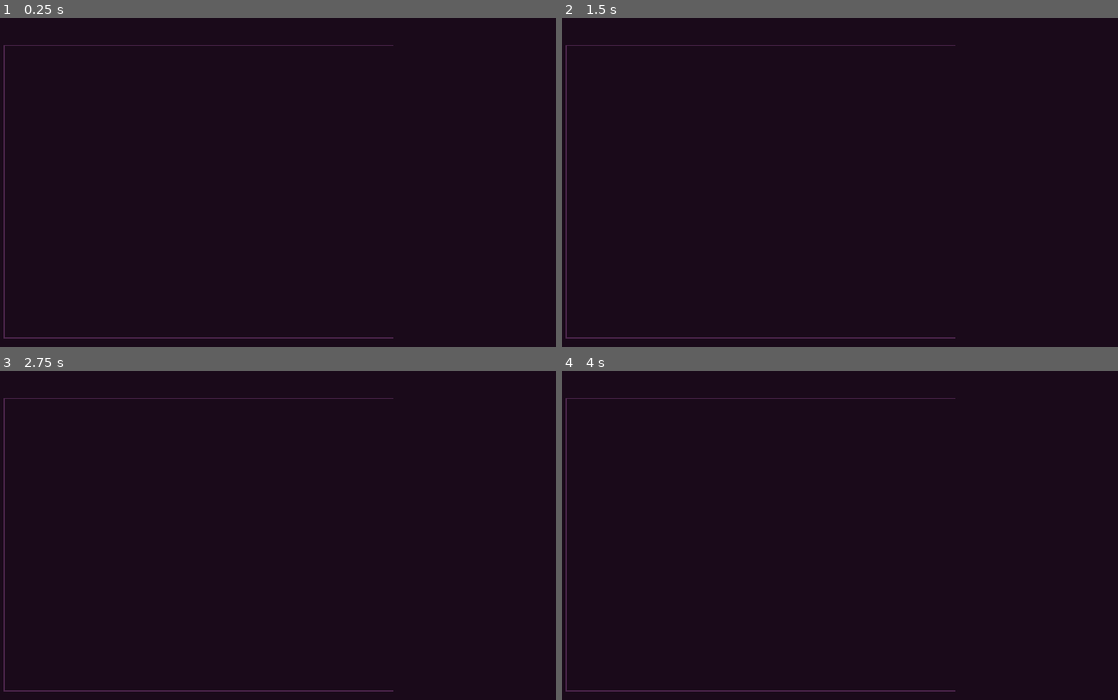
Above: before the commit, frames 1-4 (two rows, left to right).
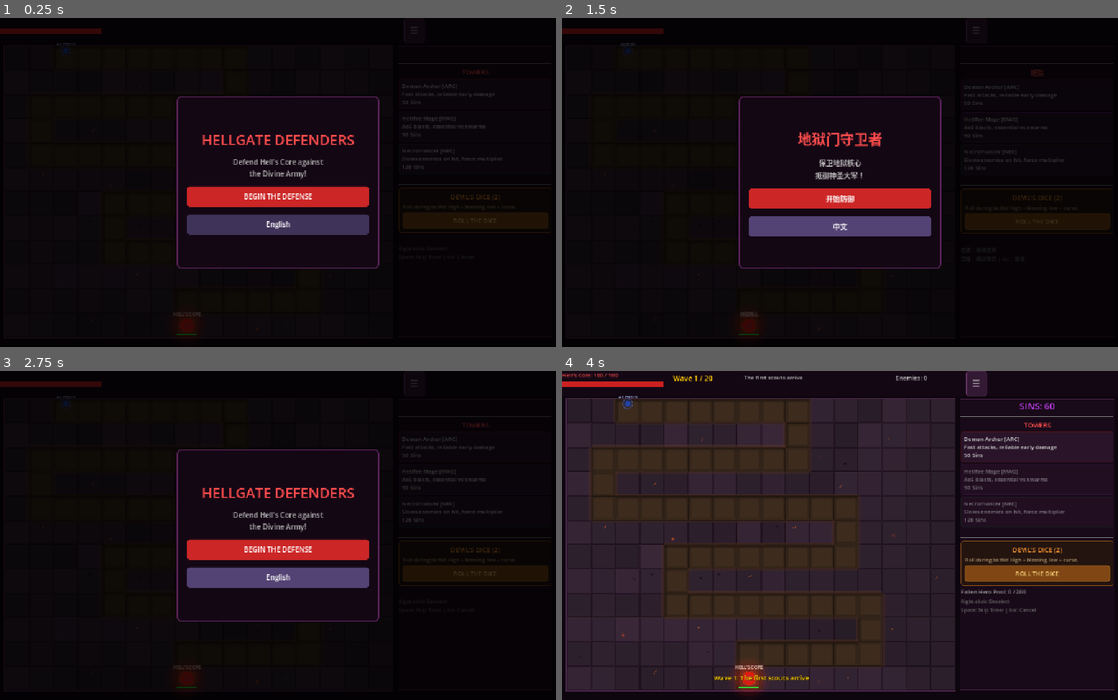
Above: after the commit, the same moments.

Repository: jiajie96/demongate
Game: Godot game, scene res://scenes/main.tscn
The game is run twice, just before and just after one commit, with the same random seed, the same clock (stepped at 60 frames per second) and the same inputs.
Inputs (mouse positions are in pixels of both pictures, inside the frame that each line leads up to):
- Up to frame 1 (0.25 s): no input
- Up to frame 2 (1.5 s): click (1040, 221) at 0.5 s, where only the run after the commit has a clickable "ROLL THE DICE"; click (840, 225) at 1.25 s, where only the run after the commit has a clickable "English"
- Up to frame 3 (2.75 s): click (278, 578) at 2 s, where only the run after the commit has a clickable "中文"
- Up to frame 4 (4 s): click (840, 548) at 2.75 s, where only the run after the commit has a clickable "BEGIN THE DEFENSE"; click (1040, 545) at 3.5 s, where only the run after the commit has a clickable "SEND NEXT WAVE"

The runs differ from the first frame. In frame 1, 6.6% of the frame differs, in the area x 0-99%, y 3-98%; in frame 2, 6.3%; in frame 3, 6.6%; in frame 4, 34%, in the area x 0-100%, y 0-98%.
Error before the commit: Parse Error: Identifier "Locale" not declared in the current scope. (res://scripts/autoload/game_manager.gd:138)

Commit message:
Add localization system, update display settings, add banner
- Register Audio and Locale autoloads in project config
- Increase window size to 1360x845 for better visibility
- Darken background clear color for richer contrast
- Add localization manager for future i18n support
- Add banner asset

Diff:
--- /dev/null
+++ b/assets/banner.svg
@@ -0,0 +1,223 @@
+<svg xmlns="http://www.w3.org/2000/svg" viewBox="0 0 900 320" width="900" height="320">
+  <defs>
+    <!-- Hellfire gradient for background -->
+    <linearGradient id="bgGrad" x1="0%" y1="0%" x2="0%" y2="100%">
+      <stop offset="0%" style="stop-color:#1a0a1a;stop-opacity:1"/>
+      <stop offset="50%" style="stop-color:#0e0308;stop-opacity:1"/>
+      <stop offset="100%" style="stop-color:#1a0a1a;stop-opacity:1"/>
+    </linearGradient>
+    <!-- Fire glow for title -->
+    <linearGradient id="fireGrad" x1="0%" y1="0%" x2="0%" y2="100%">
+      <stop offset="0%" style="stop-color:#ff6b1a"/>
+      <stop offset="40%" style="stop-color:#cc2200"/>
+      <stop offset="100%" style="stop-color:#880011"/>
+    </linearGradient>
+    <!-- Lava gradient -->
+    <linearGradient id="lavaGrad" x1="0%" y1="0%" x2="100%" y2="0%">
+      <stop offset="0%" style="stop-color:#cc2200;stop-opacity:0"/>
+      <stop offset="50%" style="stop-color:#ff4400;stop-opacity:0.8"/>
+      <stop offset="100%" style="stop-color:#cc2200;stop-opacity:0"/>
+    </linearGradient>
+    <!-- Glow filter -->
+    <filter id="glow" x="-20%" y="-20%" width="140%" height="140%">
+      <feGaussianBlur in="SourceGraphic" stdDeviation="4" result="blur"/>
+      <feMerge>
+        <feMergeNode in="blur"/>
+        <feMergeNode in="SourceGraphic"/>
+      </feMerge>
+    </filter>
+    <filter id="strongGlow" x="-30%" y="-30%" width="160%" height="160%">
+      <feGaussianBlur in="SourceGraphic" stdDeviation="8" result="blur"/>
+      <feMerge>
+        <feMergeNode in="blur"/>
+        <feMergeNode in="SourceGraphic"/>
+      </feMerge>
+    </filter>
+    <filter id="softGlow" x="-15%" y="-15%" width="130%" height="130%">
+      <feGaussianBlur in="SourceGraphic" stdDeviation="2" result="blur"/>
+      <feMerge>
+        <feMergeNode in="blur"/>
+        <feMergeNode in="SourceGraphic"/>
+      </feMerge>
+    </filter>
+  </defs>
+
+  <!-- Background -->
+  <rect width="900" height="320" fill="url(#bgGrad)"/>
+
+  <!-- Subtle grid pattern (highground reference) -->
+  <g opacity="0.06">
+    <line x1="0" y1="0" x2="0" y2="320" stroke="#8833aa" stroke-width="0.5"/>
+    <line x1="50" y1="0" x2="50" y2="320" stroke="#8833aa" stroke-width="0.5"/>
+    <line x1="100" y1="0" x2="100" y2="320" stroke="#8833aa" stroke-width="0.5"/>
+    <line x1="150" y1="0" x2="150" y2="320" stroke="#8833aa" stroke-width="0.5"/>
+    <line x1="200" y1="0" x2="200" y2="320" stroke="#8833aa" stroke-width="0.5"/>
+    <line x1="250" y1="0" x2="250" y2="320" stroke="#8833aa" stroke-width="0.5"/>
+    <line x1="300" y1="0" x2="300" y2="320" stroke="#8833aa" stroke-width="0.5"/>
+    <line x1="350" y1="0" x2="350" y2="320" stroke="#8833aa" stroke-width="0.5"/>
+    <line x1="400" y1="0" x2="400" y2="320" stroke="#8833aa" stroke-width="0.5"/>
+    <line x1="450" y1="0" x2="450" y2="320" stroke="#8833aa" stroke-width="0.5"/>
+    <line x1="500" y1="0" x2="500" y2="320" stroke="#8833aa" stroke-width="0.5"/>
+    <line x1="550" y1="0" x2="550" y2="320" stroke="#8833aa" stroke-width="0.5"/>
+    <line x1="600" y1="0" x2="600" y2="320" stroke="#8833aa" stroke-width="0.5"/>
+    <line x1="650" y1="0" x2="650" y2="320" stroke="#8833aa" stroke-width="0.5"/>
+    <line x1="700" y1="0" x2="700" y2="320" stroke="#8833aa" stroke-width="0.5"/>
+    <line x1="750" y1="0" x2="750" y2="320" stroke="#8833aa" stroke-width="0.5"/>
+    <line x1="800" y1="0" x2="800" y2="320" stroke="#8833aa" stroke-width="0.5"/>
+    <line x1="850" y1="0" x2="850" y2="320" stroke="#8833aa" stroke-width="0.5"/>
+    <line x1="900" y1="0" x2="900" y2="320" stroke="#8833aa" stroke-width="0.5"/>
+    <line x1="0" y1="50" x2="900" y2="50" stroke="#8833aa" stroke-width="0.5"/>
+    <line x1="0" y1="100" x2="900" y2="100" stroke="#8833aa" stroke-width="0.5"/>
+    <line x1="0" y1="150" x2="900" y2="150" stroke="#8833aa" stroke-width="0.5"/>
+    <line x1="0" y1="200" x2="900" y2="200" stroke="#8833aa" stroke-width="0.5"/>
+    <line x1="0" y1="250" x2="900" y2="250" stroke="#8833aa" stroke-width="0.5"/>
+    <line x1="0" y1="300" x2="900" y2="300" stroke="#8833aa" stroke-width="0.5"/>
+  </g>
+
+  <!-- Border frame -->
+  <rect x="4" y="4" width="892" height="312" fill="none" stroke="#cc2200" stroke-width="2" rx="2"/>
+  <rect x="8" y="8" width="884" height="304" fill="none" stroke="#661100" stroke-width="1" rx="1"/>
+
+  <!-- Lava line accents -->
+  <rect x="100" y="50" width="700" height="2" fill="url(#lavaGrad)" opacity="0.6"/>
+  <rect x="100" y="268" width="700" height="2" fill="url(#lavaGrad)" opacity="0.6"/>
+
+  <!-- Left flame cluster -->
+  <g filter="url(#glow)">
+    <polygon points="55,230 35,100 75,230" fill="#cc2200" opacity="0.7"/>
+    <polygon points="65,230 50,80 80,230" fill="#ff4400" opacity="0.5"/>
+    <polygon points="58,230 48,120 68,230" fill="#ff8800" opacity="0.4"/>
+    <polygon points="40,230 25,140 55,230" fill="#cc2200" opacity="0.5"/>
+    <polygon points="80,230 70,130 90,230" fill="#ff4400" opacity="0.4"/>
+  </g>
+
+  <!-- Right flame cluster -->
+  <g filter="url(#glow)">
+    <polygon points="845,230 825,100 865,230" fill="#cc2200" opacity="0.7"/>
+    <polygon points="835,230 820,80 850,230" fill="#ff4400" opacity="0.5"/>
+    <polygon points="842,230 832,120 852,230" fill="#ff8800" opacity="0.4"/>
+    <polygon points="860,230 850,140 870,230" fill="#cc2200" opacity="0.5"/>
+    <polygon points="820,230 810,130 830,230" fill="#ff4400" opacity="0.4"/>
+  </g>
+
+  <!-- Central pentagram/hellgate symbol -->
+  <g filter="url(#strongGlow)" transform="translate(450, 75)">
+    <!-- Outer ring -->
+    <circle cx="0" cy="0" r="42" fill="none" stroke="#cc2200" stroke-width="2" opacity="0.4"/>
+    <circle cx="0" cy="0" r="38" fill="none" stroke="#ff4400" stroke-width="1" opacity="0.3"/>
+    <!-- Pentagram star -->
+    <polygon points="0,-35 8,-11 33,-11 13,4 20,28 0,14 -20,28 -13,4 -33,-11 -8,-11"
+             fill="#cc2200" fill-opacity="0.3" stroke="#ff4400" stroke-width="1.5" opacity="0.6"/>
+    <!-- Inner circle (Hell's Core) -->
+    <circle cx="0" cy="0" r="14" fill="#880011" stroke="#ff4400" stroke-width="1.5"/>
+    <circle cx="0" cy="0" r="8" fill="#cc2200"/>
+    <circle cx="0" cy="0" r="4" fill="#ff6633"/>
+  </g>
+
+  <!-- TITLE: HELLGATE -->
+  <!-- Title shadow (behind) -->
+  <text x="452" y="172" text-anchor="middle" font-family="Georgia, 'Times New Roman', serif" font-size="64" font-weight="bold" letter-spacing="8" fill="#220000" opacity="0.5">HELLGATE</text>
+  <g filter="url(#strongGlow)">
+    <text x="450" y="170" text-anchor="middle" font-family="Georgia, 'Times New Roman', serif" font-size="64" font-weight="bold" letter-spacing="8" fill="url(#fireGrad)">HELLGATE</text>
+  </g>
+
+  <!-- TITLE: DEFENDERS -->
+  <g filter="url(#glow)">
+    <text x="450" y="220" text-anchor="middle" font-family="Georgia, 'Times New Roman', serif" font-size="38" font-weight="bold" letter-spacing="14" fill="#ff8844">DEFENDERS</text>
+  </g>
+
+  <!-- Subtitle -->
+  <text x="450" y="252" text-anchor="middle" font-family="'Segoe UI', Arial, sans-serif" font-size="13" fill="#aa6644" letter-spacing="2">DEFEND HELL'S CORE AGAINST THE DIVINE CRUSADE</text>
+
+  <!-- Tower icons (left side) -->
+  <g transform="translate(130, 140)" filter="url(#softGlow)">
+    <!-- Demon Archer -->
+    <circle cx="0" cy="0" r="15" fill="#331010" stroke="#cc3333" stroke-width="1.5"/>
+    <circle cx="0" cy="-3" r="4" fill="#cc3333"/>
+    <line x1="-3" y1="-7" x2="-5" y2="-13" stroke="#dd4411" stroke-width="2"/>
+    <line x1="3" y1="-7" x2="5" y2="-13" stroke="#dd4411" stroke-width="2"/>
+    <circle cx="-2" cy="-4" r="1" fill="#ffcc00"/>
+    <circle cx="2" cy="-4" r="1" fill="#ffcc00"/>
+    <text x="0" y="28" text-anchor="middle" font-family="monospace" font-size="9" fill="#cc4444">ARC</text>
+  </g>
+
+  <g transform="translate(180, 150)" filter="url(#softGlow)">
+    <!-- Hellfire Mage -->
+    <circle cx="0" cy="0" r="15" fill="#1a0825" stroke="#9933cc" stroke-width="1.5"/>
+    <polygon points="0,-15 6,-3 -6,-3" fill="#6622aa"/>
+    <circle cx="0" cy="-3" r="4" fill="#7733bb"/>
+    <circle cx="-2" cy="-4" r="1" fill="#cc88ff"/>
+    <circle cx="2" cy="-4" r="1" fill="#cc88ff"/>
+    <circle cx="-7" cy="-8" r="2.5" fill="#ff8811"/>
+    <circle cx="-7" cy="-8" r="4" fill="#ff8811" opacity="0.3"/>
+    <text x="0" y="28" text-anchor="middle" font-family="monospace" font-size="9" fill="#9944cc">MAG</text>
+  </g>
+
+  <g transform="translate(230, 145)" filter="url(#softGlow)">
+    <!-- Necromancer -->
+    <circle cx="0" cy="0" r="15" fill="#0a1a0e" stroke="#33cc66" stroke-width="1.5"/>
+    <polygon points="0,-14 6,-3 -6,-3" fill="#1a4422"/>
+    <circle cx="0" cy="-3" r="4" fill="#ddddcc"/>
+    <circle cx="-2" cy="-4" r="1.2" fill="#22ff55"/>
+    <circle cx="2" cy="-4" r="1.2" fill="#22ff55"/>
+    <circle cx="7" cy="-10" r="3" fill="#33ee66"/>
+    <circle cx="7" cy="-10" r="5" fill="#33ee66" opacity="0.2"/>
+    <text x="0" y="28" text-anchor="middle" font-family="monospace" font-size="9" fill="#44cc66">NEC</text>
+  </g>
+
+  <!-- Enemy icons (right side) -->
+  <g transform="translate(670, 145)" filter="url(#softGlow)">
+    <!-- Angel Scout -->
+    <circle cx="0" cy="0" r="8" fill="#ffdd44"/>
+    <polygon points="-8,0 -13,-4 -10,2" fill="#ffee88"/>
+    <polygon points="8,0 13,-4 10,2" fill="#ffee88"/>
+    <ellipse cx="0" cy="-10" rx="4" ry="1.5" fill="none" stroke="#ffff99" stroke-width="1"/>
+  </g>
+
+  <g transform="translate(700, 140)" filter="url(#softGlow)">
+    <!-- Holy Knight -->
+    <circle cx="0" cy="0" r="10" fill="#cccccc"/>
+    <line x1="0" y1="-4" x2="0" y2="5" stroke="#ccaa33" stroke-width="1.5"/>
+    <line x1="-3" y1="1" x2="3" y2="1" stroke="#ccaa33" stroke-width="1.5"/>
+  </g>
+
+  <g transform="translate(735, 135)" filter="url(#softGlow)">
+    <!-- Paladin Boss -->
+    <circle cx="0" cy="0" r="14" fill="#ffcc00" stroke="#ffee66" stroke-width="1"/>
+    <circle cx="0" cy="0" r="9" fill="#ddaa00"/>
+    <line x1="0" y1="-7" x2="0" y2="7" stroke="#ffffcc" stroke-width="2"/>
+    <line x1="-5" y1="-1" x2="5" y2="-1" stroke="#ffffcc" stroke-width="2"/>
+    <polygon points="-8,-2 -14,-8 -12,-3 -10,2" fill="#ffeeaa" opacity="0.8"/>
+    <polygon points="8,-2 14,-8 12,-3 10,2" fill="#ffeeaa" opacity="0.8"/>
+    <line x1="-3" y1="-14" x2="-2" y2="-18" stroke="#ffcc44" stroke-width="1.5"/>
+    <line x1="0" y1="-14" x2="0" y2="-19" stroke="#ffcc44" stroke-width="1.5"/>
+    <line x1="3" y1="-14" x2="2" y2="-18" stroke="#ffcc44" stroke-width="1.5"/>
+  </g>
+
+  <g transform="translate(775, 142)" filter="url(#softGlow)">
+    <!-- God of War -->
+    <circle cx="0" cy="0" r="11" fill="#ff8844"/>
+    <polygon points="0,-16 2,-10 -2,-10" fill="#ee6611"/>
+    <line x1="4" y1="-3" x2="8" y2="-10" stroke="#ddddee" stroke-width="2"/>
+  </g>
+
+  <!-- "VS" divider ornament -->
+  <g opacity="0.4">
+    <line x1="300" y1="130" x2="300" y2="190" stroke="#661100" stroke-width="1"/>
+    <rect x="296" y="156" width="8" height="8" fill="#661100" transform="rotate(45 300 160)"/>
+    <line x1="600" y1="130" x2="600" y2="190" stroke="#661100" stroke-width="1"/>
+  </g>
+
+  <!-- Labels -->
+  <text x="180" y="115" text-anchor="middle" font-family="'Segoe UI', Arial, sans-serif" font-size="10" fill="#cc4444" letter-spacing="2" opacity="0.7">YOUR TOWERS</text>
+  <text x="720" y="115" text-anchor="middle" font-family="'Segoe UI', Arial, sans-serif" font-size="10" fill="#ddaa44" letter-spacing="2" opacity="0.7">DIVINE ENEMIES</text>
+
+  <!-- Bottom tagline area -->
+  <text x="450" y="300" text-anchor="middle" font-family="monospace" font-size="10" fill="#553322" letter-spacing="1">Tower Defense  |  Gambling  |  20 Waves  |  Godot 4.6</text>
+
+  <!-- Corner ornaments -->
+  <polygon points="20,20 35,20 20,35" fill="#cc2200" opacity="0.3"/>
+  <polygon points="880,20 865,20 880,35" fill="#cc2200" opacity="0.3"/>
+  <polygon points="20,300 35,300 20,285" fill="#cc2200" opacity="0.3"/>
+  <polygon points="880,300 865,300 880,285" fill="#cc2200" opacity="0.3"/>
+</svg>
--- a/project.godot
+++ b/project.godot
@@ -22,6 +22,8 @@
 
 Config="*res://scripts/autoload/game_config.gd"
 GM="*res://scripts/autoload/game_manager.gd"
+Audio="*res://scripts/autoload/audio_manager.gd"
+Locale="*res://scripts/autoload/locale.gd"
 
 [display]
 
@@ -31,4 +33,4 @@
 
 [rendering]
 
-environment/defaults/default_clear_color=Color(0.102, 0.039, 0.102, 1)
+environment/defaults/default_clear_color=Color(0.055, 0.022, 0.055, 1)
--- /dev/null
+++ b/scripts/autoload/locale.gd
@@ -0,0 +1,289 @@
+extends Node
+
+signal language_changed
+
+var current_lang: String = "en"
+
+# ═══════════════════════════════════════════════════════
+# PUBLIC API
+# ═══════════════════════════════════════════════════════
+func t(key: String) -> String:
+	if current_lang == "zh" and _zh.has(key):
+		return _zh[key]
+	return key
+
+func tf(key: String, args: Dictionary = {}) -> String:
+	var template: String
+	if _templates.has(key):
+		template = _templates[key].get(current_lang, _templates[key].get("en", key))
+	else:
+		template = key
+	for k in args:
+		template = template.replace("{" + k + "}", str(args[k]))
+	return template
+
+func toggle_language() -> void:
+	current_lang = "zh" if current_lang == "en" else "en"
+	language_changed.emit()
+
+func lang_display() -> String:
+	return "中文" if current_lang == "zh" else "English"
+
+# ═══════════════════════════════════════════════════════
+# TEMPLATE STRINGS (keyed by identifier)
+# ═══════════════════════════════════════════════════════
+var _templates: Dictionary = {
+	"hells_core": {
+		"en": "Hell's Core: {hp} / {max}",
+		"zh": "地狱核心: {hp} / {max}",
+	},
+	"wave_progress": {
+		"en": "Wave {wave} / {max}",
+		"zh": "第 {wave} / {max} 波",
+	},
+	"enemies_count": {
+		"en": "Enemies: {count}",
+		"zh": "敌人: {count}",
+	},
+	"dice_count": {
+		"en": "Dice: {count} [D]",
+		"zh": "骰子: {count} [D]",
+	},
+	"sins_display": {
+		"en": "SINS: {amount}",
+		"zh": "罪孽: {amount}",
+	},
+	"next_wave_timer": {
+		"en": "Next wave in {time}s... (Space to skip)",
+		"zh": "下一波 {time}秒后到来...(空格跳过)",
+	},
+	"tower_level": {
+		"en": "{name} (Lv.{level})",
+		"zh": "{name} (等级{level})",
+	},
+	"tower_stats": {
+		"en": "DMG: {dmg} | RNG: {rng} | SPD: {spd}/s",
+		"zh": "攻击: {dmg} | 射程: {rng} | 速度: {spd}/s",
+	},
+	"upgrade_cost": {
+		"en": "Upgrade ({cost})",
+		"zh": "升级 ({cost})",
+	},
+	"sell_refund": {
+		"en": "Sell (+{cost})",
+		"zh": "出售 (+{cost})",
+	},
+	"hero_pool": {
+		"en": "Fallen Hero Pool: {pool} / {threshold}",
+		"zh": "堕落英雄池: {pool} / {threshold}",
+	},
+	"cost_format": {
+		"en": "{cost} Sins",
+		"zh": "{cost} 罪孽",
+	},
+	"gameover_stats": {
+		"en": "Wave: {wave} | Kills: {kills} | Towers: {towers}",
+		"zh": "波次: {wave} | 击杀: {kills} | 塔: {towers}",
+	},
+	"victory_stats": {
+		"en": "Kills: {kills} | Towers: {towers}",
+		"zh": "击杀: {kills} | 塔: {towers}",
+	},
+	"tower_button": {
+		"en": "{name} [{symbol}]\n{desc}\n{cost}",
+		"zh": "{name} [{symbol}]\n{desc}\n{cost}",
+	},
+	# Notification templates
+	"wave_start_notify": {
+		"en": "Wave {wave}: {desc}",
+		"zh": "第{wave}波: {desc}",
+	},
+	"wave_complete_notify": {
+		"en": "Wave {wave} complete! +{bonus} Sins",
+		"zh": "第{wave}波完成！+{bonus} 罪孽",
+	},
+	"tower_upgraded": {
+		"en": "{name} upgraded to Lv.{level}",
+		"zh": "{name} 升级到等级{level}",
+	},
+	"sold_tower": {
+		"en": "Sold {name}",
+		"zh": "出售了 {name}",
+	},
+	"relic_drop": {
+		"en": "Relic: {name}",
+		"zh": "遗物: {name}",
+	},
+	"sins_gained": {
+		"en": "+{amount} Sins",
+		"zh": "+{amount} 罪孽",
+	},
+	"tower_buff": {
+		"en": "{name} +25% damage!",
+		"zh": "{name} 伤害+25%！",
+	},
+	"tower_cursed": {
+		"en": "{name} cursed!",
+		"zh": "{name} 被诅咒了！",
+	},
+	"pact_accepted_notify": {
+		"en": "Pact accepted: {name}",
+		"zh": "已接受契约: {name}",
+	},
+	"pact_button": {
+		"en": "{name}\n+ {benefit}\n- {cost_desc}",
+		"zh": "{name}\n+ {benefit}\n- {cost_desc}",
+	},
+	# Dice templates
+	"dice_title": {
+		"en": "DEVIL'S DICE ({count})",
+		"zh": "恶魔骰子 ({count})",
+	},
+	"dice_replenish": {
+		"en": "Dice restored! ({count}/{max})",
+		"zh": "骰子恢复！({count}/{max})",
+	},
+}
+
+# ═══════════════════════════════════════════════════════
+# DIRECT TRANSLATIONS (English key → Chinese value)
+# ═══════════════════════════════════════════════════════
+var _zh: Dictionary = {
+	# --- Menu / Overlays ---
+	"HELLGATE DEFENDERS": "地狱门守卫者",
+	"Defend Hell's Core against\nthe Divine Army!": "保卫地狱核心\n抵御神圣大军！",
+	"BEGIN THE DEFENSE": "开始防御",
+	"HELL HAS FALLEN": "地狱已陷落",
+	"TRY AGAIN": "再试一次",
+	"HELL ENDURES!": "地狱永存！",
+	"PLAY AGAIN": "再来一局",
+	"DEMONIC PACT": "恶魔契约",
+	"Choose a pact — great power at great cost.": "选择一个契约 - 强大力量，沉重代价。",
+	"No Deal": "拒绝交易",
+
+	# --- HUD labels ---
+	"TOWERS": "塔防",
+	"SEND NEXT WAVE": "发送下一波",
+	"MAX LEVEL": "最高等级",
+	"Right-click: Deselect\nSpace: Skip Timer | Esc: Cancel": "右键：取消选择\n空格：跳过等待 | Esc：取消",
+
+	# --- Dice UI ---
+	"DEVIL'S DICE": "恶魔骰子",
+	"Roll during battle! High = blessing, low = curse.": "战斗中投掷！点数高=祝福，点数低=诅咒。",
+	"ROLL THE DICE": "投掷骰子",
+	"Only during waves": "仅限战斗中",
+	"No dice left": "没有骰子了",
+
+	# --- Dice effect descriptions ---
+	"All enemies instantly destroyed!": "所有敌人瞬间毁灭！",
+	"All towers 3x attack speed for 20s!": "所有塔攻速3倍，持续20秒！",
+	"30% damage to all enemies!": "对所有敌人造成30%伤害！",
+	"All towers disabled for 8 seconds!": "所有塔禁用8秒！",
+	"2 random towers destroyed!": "2座随机塔被摧毁！",
+	"Core -25 HP, best tower destroyed!": "核心-25生命值，最强塔被摧毁！",
+	"Demonic Pact offered!": "恶魔契约来了！",
+
+	# --- Settings popup ---
+	"SETTINGS": "设置",
+	"Pause": "暂停",
+	"Resume": "继续",
+	"Restart": "重新开始",
+	"Language": "语言",
+	"Close": "关闭",
+
+	# --- Game world labels ---
+	"SPAWN": "出生点",
+	"HELL'S CORE": "地狱核心",
+	"SHIELD END": "护盾边界",
+
+	# --- Tower names ---
+	"Demon Archer": "恶魔弓手",
+	"Hellfire Mage": "地狱火法师",
+	"Necromancer": "死灵法师",
+
+	# --- Tower descriptions ---
+	"Fast attacks, reliable early damage": "快速攻击，可靠的前期伤害",
+	"AoE blasts, essential vs swarms": "范围爆炸，对付群敌必备",
+	"Slows enemies on hit, force multiplier": "命中减速，战力倍增",
+
+	# --- Enemy names ---
+	"Angel Scout": "天使斥候",
+	"Holy Knight": "圣骑士",
+	"Divine Hunter": "神圣猎手",
+	"God of War": "战神",
+	"Paladin": "圣武士",
+	"Monk": "武僧",
+	"Archangel Commander": "大天使指挥官",
+	"Divine Guardian": "神圣守卫",
+
+	# --- Wave descriptions ---
+	"The first scouts arrive": "第一批斥候来了",
+	"The crusade begins": "十字军出征",
+	"Knights join the crusade": "骑士加入战场",
+	"Hunters arrive - fast and deadly": "猎手来了——快速致命",
+	"Healers bolster the ranks": "治疗者增援到来",
+	"The Archangel takes command!": "大天使降临指挥！",
+	"The Gods of War descend": "战神降临",
+	"Heavy assault under command": "指挥下的猛攻",
+	"Twin commanders rally the host": "双指挥官集结大军",
+	"BOSS: Paladin with Archangel guard": "首领：圣武士与大天使护卫",
+	"The Guardian's shield descends!": "守卫之盾降临！",
+	"Overwhelming protected numbers": "受保护的压倒性数量",
+	"Shielded heavy hitters": "有护盾的重击者",
+	"Armored column, double guarded": "重甲纵队，双重守卫",
+	"BOSS: Thunder under divine shield": "首领：神盾下的雷霆",
+	"The flood, commanded and guarded": "洪潮，有指挥有守卫",
+	"Elite forces with full support": "精锐部队全面支援",
+	"Full combined arms": "全兵种联合",
+	"The final onslaught": "最终猛攻",
+	"BOSS: Heaven's last stand": "首领：天堂的最后一战",
+
+	# --- Pact names ---
+	"Blood Rage": "血怒",
+	"Infernal Discount": "地狱折扣",
+	"Soul Harvest": "灵魂收割",
+	"Hellfire Rain": "地狱火雨",
+	"Demonic Fervor": "恶魔狂热",
+	"Sin Amplifier": "罪孽放大器",
+
+	# --- Pact benefits ---
+	"All towers 2x damage for 3 waves": "所有塔3波内伤害翻倍",
+	"Next 3 towers are free": "接下来3座塔免费",
+	"Triple sin income for 1 wave": "1波内罪孽收入三倍",
+	"Instant massive AoE to all enemies": "对所有敌人造成大范围伤害",
+	"All towers +50% attack speed (perm)": "所有塔攻击速度永久+50%",
+	"All sin earnings doubled for 5 waves": "5波内所有罪孽收入翻倍",
+
+	# --- Pact costs ---
+	"Core loses 20 HP": "核心失去20生命值",
+	"Enemies 30% faster for 2 waves": "敌人2波内速度增加30%",
+	"Enemies 20% faster for 2 waves": "敌人2波内速度增加20%",
+	"All towers disabled 10 seconds": "所有塔禁用10秒",
+	"Core max HP reduced by 25": "核心最大生命值减少25",
+	"All current sins halved": "当前所有罪孽减半",
+
+	# --- Dice outcomes ---
+	"HELLFIRE APOCALYPSE": "地狱火天启",
+	"Demonic Surge": "恶魔涌潮",
+	"Hellstorm": "地狱风暴",
+	"Backfire": "反噬",
+	"Earthquake": "地震",
+	"DEVIL'S BETRAYAL": "恶魔背叛",
+
+	# --- Relic names ---
+	"Hellfire Bomb": "地狱火弹",
+	"Sin Cache": "罪孽宝箱",
+	"Tower Blessing": "塔防祝福",
+	"Corruption Wave": "腐化之波",
+	"Time Warp": "时间扭曲",
+	"Legendary Blueprint": "传说蓝图",
+	"Divine Curse": "神圣诅咒",
+	"Trojan Relic": "特洛伊遗物",
+	"Pandora's True Gift": "潘多拉的真礼物",
+
+	# --- Notification messages ---
+	"A Fallen Hero has joined your cause!": "一位堕落英雄加入了你的阵营！",
+	"Prepare your defenses!": "准备你的防御！",
+	"No deal.": "拒绝交易。",
+	"Trojan Relic! Elite enemies spawned!": "特洛伊遗物！精锐敌人出现！",
+}
Not shown, added: assets/banner.svg.import
Not shown, added: scripts/autoload/locale.gd.uid
